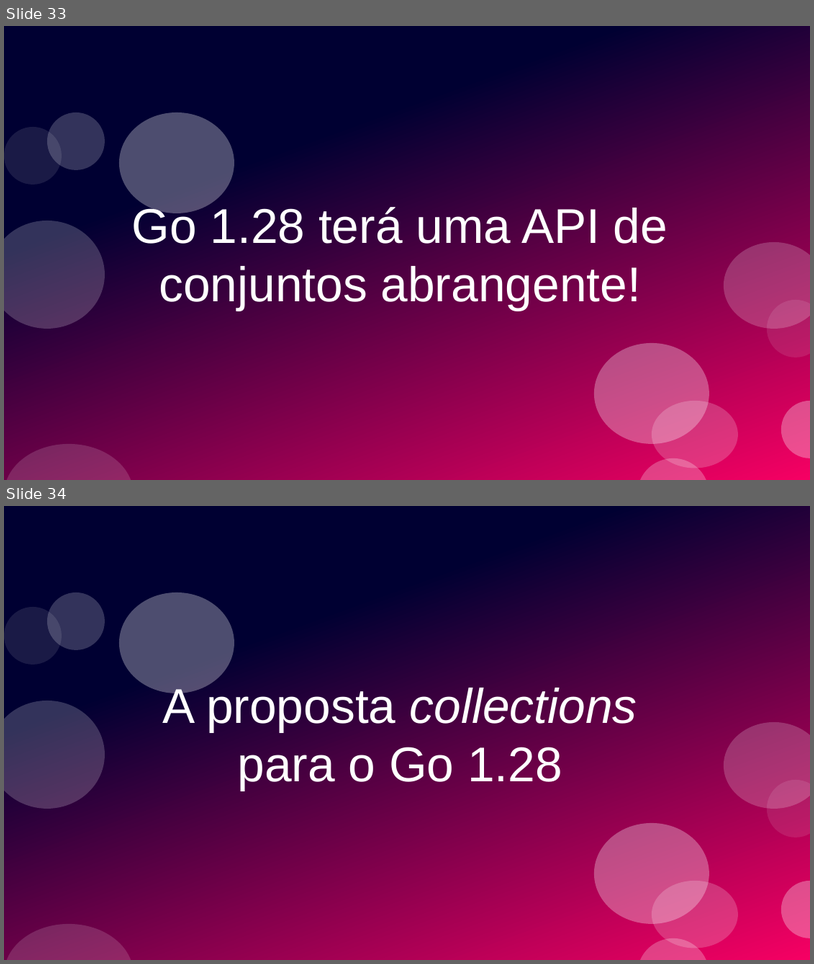
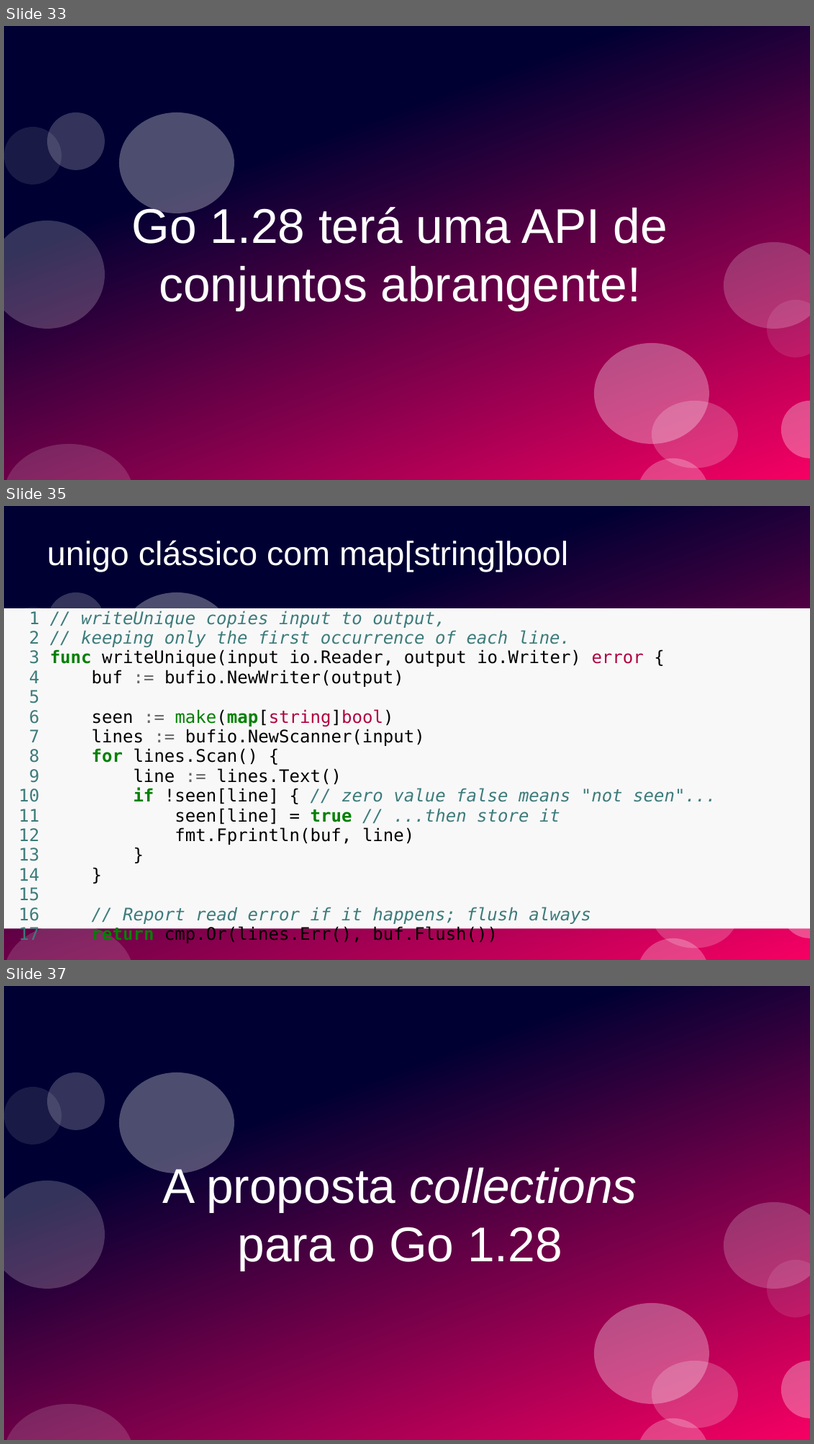
Before and after one commit to ramalho/sets-in-go, a slide deck: conj-em-go1_28.odp. Shown one above the other, each under a label of ours: slides 33 and 34 before the commit, slides 33, 35 and 37 after it; the slides between them are not shown. The pictures are 814x964 and 814x1444 pixels, drawn with LibreOffice and Linux fonts; fonts in the diff are those of the drawing. Boxes give left, top, right and bottom in pixels: in the first picture for what was removed or moved away, otherwise in the second. Text is boxed around its words. In the diff, an @@ line names an element or a change of style, - is before the commit and + after.

Commit message:
refactor to make main and run identical in all unigo examples

```diff
--- a/conj-em-go1_28.odp
+++ b/conj-em-go1_28.odp
@@ slide 35 added at (x1=4, y1=506, x2=810, y2=960), background #FFFFFF; not listed: 11 template elements that a slide beside it also shows @@
@@ title added at (x1=47, y1=540, x2=568, y2=572), 33 pt, text #FFFFFF @@
+unigo clássico com map[string]bool
@@ text added at (x1=4, y1=608, x2=810, y2=928), fill #F8F8F8, 17.1 pt, text #000000 @@
+1 // writeUnique copies input to output,
+2 // keeping only the first occurrence of each line.
+3 func writeUnique(input io.Reader, output io.Writer) error {
+4 buf := bufio.NewWriter(output)
+5
+6 seen := make(map[string]bool)
+7 lines := bufio.NewScanner(input)
+8 for lines.Scan() {
+9 line := lines.Text()
+10 if !seen[line] { // zero value false means "not seen"...
+11 seen[line] = true // ...then store it
+12 fmt.Fprintln(buf, line)
+13 }
+14 }
+15
+16 // Report read error if it happens; flush always
+17 return cmp.Or(lines.Err(), buf.Flush())
@@ what was slide 34 is now slide 37 @@
```
Also in this commit, not shown: 4 other slides added, 16 other files.
